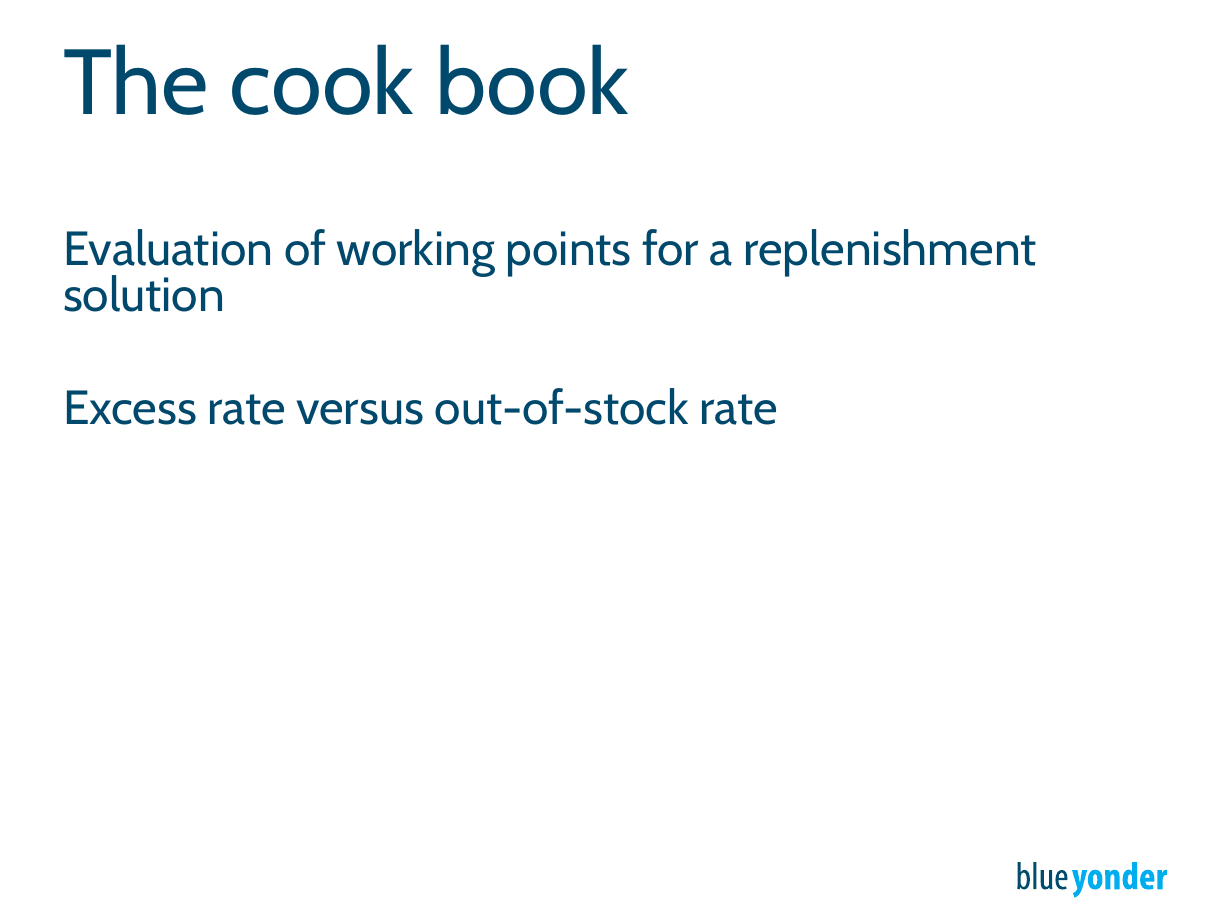
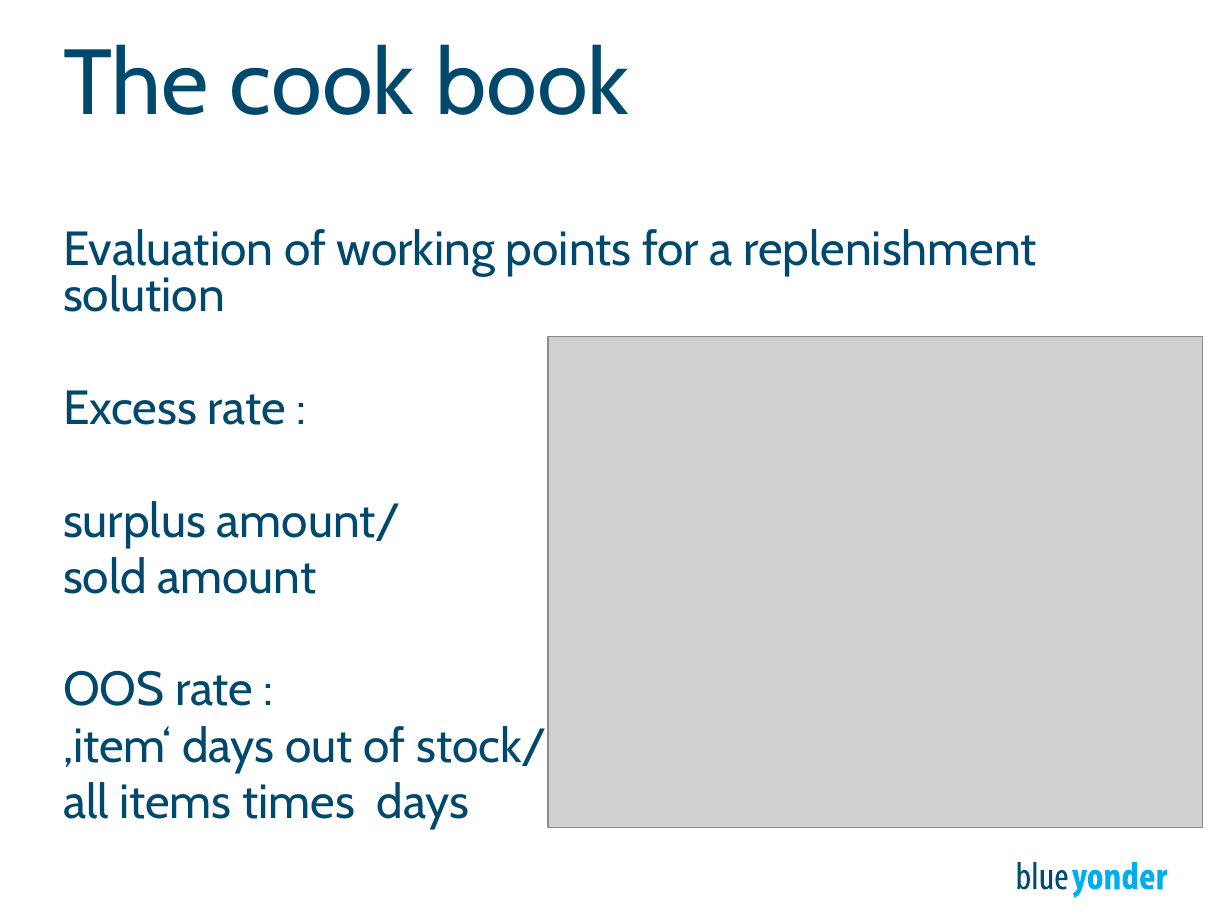
Before and after one commit to philippmack/europython2015-pmack, a slide deck: slide 13 of presentation/euro_python_pmack_2015_final_draft3.pptx. Drawn at 1232x924 pixels with LibreOffice and Linux fonts; fonts in the diff are those of the drawing; grey boxes stand for pictures. Boxes give left, top, right and bottom in pixels: in the first picture for what was removed or moved away, otherwise in the second. Text is boxed around its words. In the diff, an @@ line names an element or a change of style, - is before the commit and + after.

```diff
--- a/presentation/euro_python_pmack_2015_final_draft3.pptx
+++ b/presentation/euro_python_pmack_2015_final_draft3.pptx
@@ picture added at <box>548,336,1202,828</box> @@
@@ text at <box>63,390,547,829</box>: text changed @@
-Excess rate versus out-of-stock rate
+Excess rate :
+surplus amount/
+sold amount
+OOS rate :
+‚item‘ days out of stock/
+all items times days
```
Also in this commit, not shown: 5 other slides changed, 1 other file.
